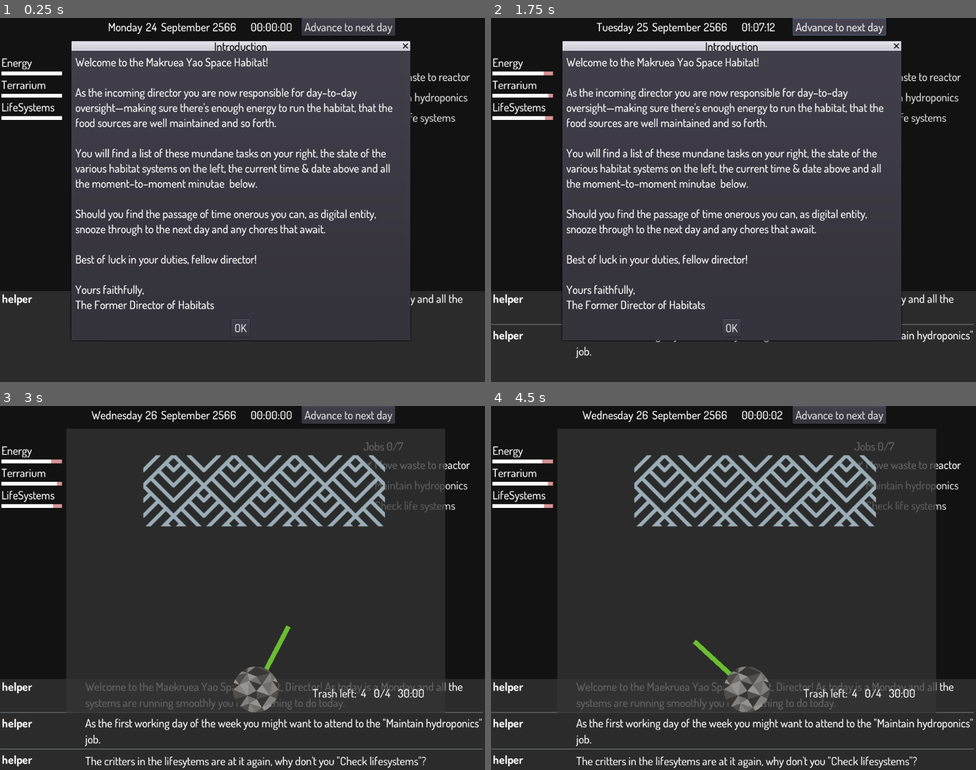
Above: before the commit, frames 1-4 (two rows, left to right).
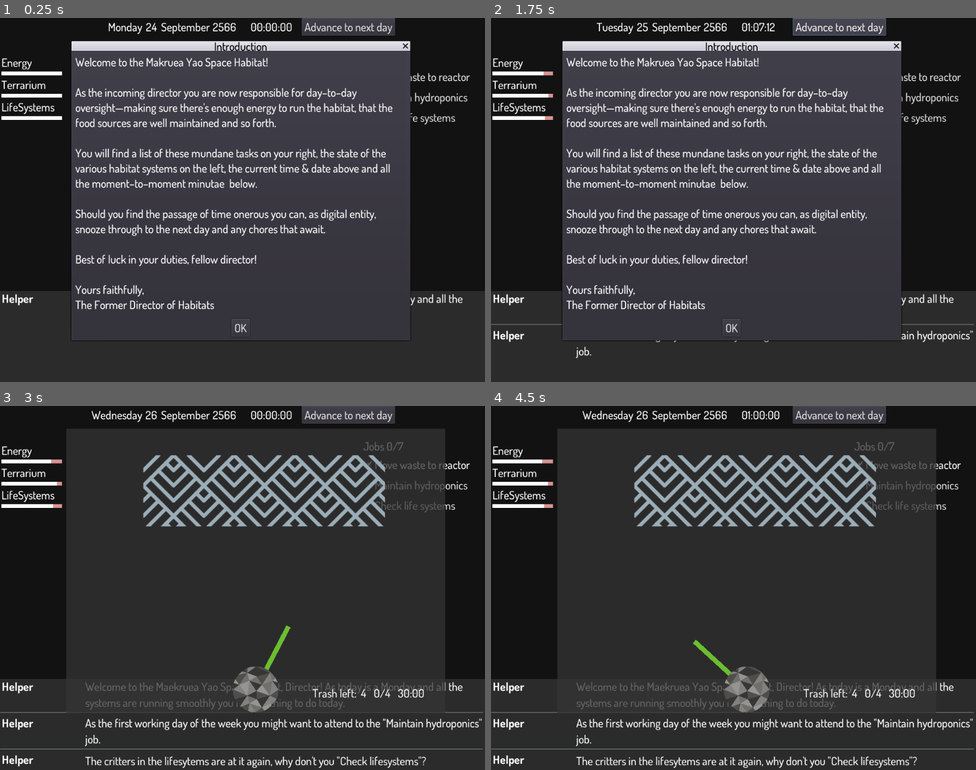
Above: after the commit, the same moments.

Repository: broquaint/eggjam20
Game: Godot game, scene res://Root.tscn
The game is run twice, just before and just after one commit, with the same random seed, the same clock (stepped at 60 frames per second) and the same inputs.
Inputs:
- Up to frame 1 (0.25 s): no input
- Up to frame 2 (1.75 s): click "Advance to next day" at 0.5 s; click "Advance to next day" at 1.25 s
- Up to frame 3 (3 s): click "OK" at 2 s; click "Move waste to reactor" at 2.75 s
- Up to frame 4 (4.5 s): click "Maintain hydroponics" at 3.5 s; click "Check life systems" at 4.25 s

The runs differ from the first frame. In frame 1, less than 0.1% of the frame differs, in the area x 0-7%, y 75-79%; in frame 2, 0.2%; in frame 3, 0.3%; in frame 4, 0.4%, in the area x 0-61%, y 1-100%.

Commit message:
Add more messages
Get some mileage out of the message list. Messages aren't great
... but they are there at least. Still want to add so much more
context, but so little time.

Diff:
--- a/Root.tscn
+++ b/Root.tscn
@@ -186,12 +186,12 @@
 script = ExtResource( 8 )
 
 [node name="List" type="VBoxContainer" parent="UI/Messages"]
-margin_right = 1026.0
-margin_bottom = 31.0
+margin_right = 1016.0
+margin_bottom = 38.0
 
 [node name="ExampleA" parent="UI/Messages/List" instance=ExtResource( 7 )]
-margin_right = 1026.0
-margin_bottom = 31.0
+margin_right = 1016.0
+margin_bottom = 38.0
 
 [node name="IntroMessage" type="AcceptDialog" parent="UI"]
 margin_left = 151.0
--- a/scenes/MaintainHydroponics.tscn
+++ b/scenes/MaintainHydroponics.tscn
@@ -126,5 +126,5 @@
 text = "00:00"
 
 [node name="PlayTime" type="Timer" parent="."]
-wait_time = 30.0
+wait_time = 24.0
 one_shot = true
--- a/scripts/CheckLifeSystems.gd
+++ b/scripts/CheckLifeSystems.gd
@@ -108,6 +108,7 @@
 
 	if play_state != PlayState.ALL_DONE and all_switches.back().position.x < 0:
 		play_state = PlayState.ALL_DONE
+		.job_summary('O2 switches: %d/%d, H20 switches: %d/%d' % [o2_count, o2_total, h2o_count, h2o_total])
 		emit_signal('game_completed', {o2_score = o2_total/o2_count, h2o_score = h2o_total/h2o_count})
 
 func animate_lane_switch():
--- a/scripts/FeedReactor.gd
+++ b/scripts/FeedReactor.gd
@@ -85,8 +85,9 @@
 	if not $PlayTime.is_stopped():
 		$PlayTime.paused = true
 	$SwingAnimationPlayer.stop(false)
+	.job_summary("Of %d trash balls launched %d landed in the reactor" % [trash_ball_total, score])
 	# Wait some time for things to play out then call it whatever state.
-	yield(get_tree().create_timer(3.0), 'timeout')
+	yield(get_tree().create_timer(4.5), 'timeout')
 	play_state = PlayState.ALL_DONE
 	$ReactorAnimationPlayer.play("StopReactor")
 	for ball in trash_balls:
--- a/scripts/Game.gd
+++ b/scripts/Game.gd
@@ -6,6 +6,7 @@
 signal daily_message(source, message)
 
 var clock_time : int = 0
+var clock_step : int = 1
 
 func _ready():
 	randomize()
@@ -49,11 +50,11 @@
 		next_daily_message()
 
 func next_daily_message():
-	emit_signal('daily_message', "helper", day_help_messages.pop_front())
+	emit_signal('daily_message', "Helper", day_help_messages.pop_front())
 
 func tick():
-	clock_time += 1
-	if clock_time == (60*60*24):
+	clock_time += clock_step
+	if clock_time >= (60*60*24):
 		roll_over_clock()
 	emit_signal("clock_tick", clock_time, 1)
 	$PassageOfTime.start()
@@ -72,8 +73,11 @@
 	$PassageOfTime.start()
 
 func display_job(job_scene, arguments = {}):
+	clock_step = 1800
+
 	var job = JobFactory.make_scene(job_scene, arguments)
 	job.position = Vector2(140, 48)
+	job.connect('job_summary_message', $UI/Messages, 'message_received')
 	add_child(job)
 	var res = yield(job, "game_completed")
 
@@ -84,6 +88,7 @@
 	yield(fade, 'finished')
 
 	emit_signal("job_finished", res)
+	clock_step = 1
 
 var day_help_messages = [
 	# Monday
--- a/scripts/Habitat.gd
+++ b/scripts/Habitat.gd
@@ -97,8 +97,7 @@
 
 	var up_by = float(ENERGY_USAGE) * (float(res.score) / float(res.total))
 	var new_val = clamp(energy + up_by, 0.0, float(ENERGY_MAX))
-#	emit_signal('measure_change_message', "System update", "energy from ", energy, ' to ', new_val, ' based on ', res, ' up by ', up_by)
-	emit_signal('measure_change_message', "System update", "energy from %.2f to %.2f, up by %.2f" % [energy, new_val, up_by])
+	system_update_message("Energy from %.2f to %.2f, up by %.2f" % [energy, new_val, up_by])
 	energy = new_val
 	trash_balls -= res.total
 
@@ -108,7 +107,7 @@
 
 	var up_by = float(TERRARIUM_DETERIORATION) * (1 + (score/10))
 	var new_val = clamp(terrarium + up_by, 0.0, float(TERRARIUM_MAX))
-	print("terrarium from ", terrarium, ' to ', new_val, ' based on ', score, ' up by ', up_by)
+	system_update_message("Terrarium from %.2f to %.2f, up by %.2f" % [terrarium, new_val, up_by])
 	terrarium = new_val
 
 	energy -= float(ENERGY_USAGE) / 2
@@ -120,7 +119,7 @@
 
 	var up_by = float(LIFE_SYSTEMS_WEAR) * (res.o2_score + res.h2o_score)
 	var new_val = clamp(life_systems + up_by, 0.0, float(LIFE_SYSTEMS_MAX))
-	print("life_systems from ", life_systems, ' to ', new_val, ' based on ', res, ' up by ', up_by)
+	system_update_message("LifeSystems from %.2f to %.2f, up by %.2f" % [life_systems, new_val, up_by])
 	life_systems = new_val
 
 	energy -= float(ENERGY_USAGE)
@@ -134,6 +133,10 @@
 
 func life_systems_percent():
 	return 100 * (life_systems / LIFE_SYSTEMS_MAX)
+
+func system_update_message(msg):
+	emit_signal('measure_change_message', "System update", msg)
+
 
 func intro_acknowledged():
 	self.intro_seen = true
--- a/scripts/JobBase.gd
+++ b/scripts/JobBase.gd
@@ -2,5 +2,10 @@
 
 extends Node2D
 
+signal job_summary_message(source, message)
+
 func setup(arguments):
 	assert(false, "Looks like %s forgot to implement JobBase.setup(args)!" % str(self))
+
+func job_summary(msg):
+	emit_signal('job_summary_message', 'Job summary', msg)
--- a/scripts/MaintainHydroponics.gd
+++ b/scripts/MaintainHydroponics.gd
@@ -91,6 +91,9 @@
 		end_game()
 
 func end_game():
+	# Really shouldn't hard code that 24.0!
+	.job_summary('Caught %d butterflies of %d in %.2f seconds' % [score, butterfly_total, 24.0 if $PlayTime.is_stopped() else 24.0-$PlayTime.time_left])
+
 	play_state = PlayState.ALL_DONE
 	$PlayTime.paused = true
 	emit_signal('game_completed', score)
